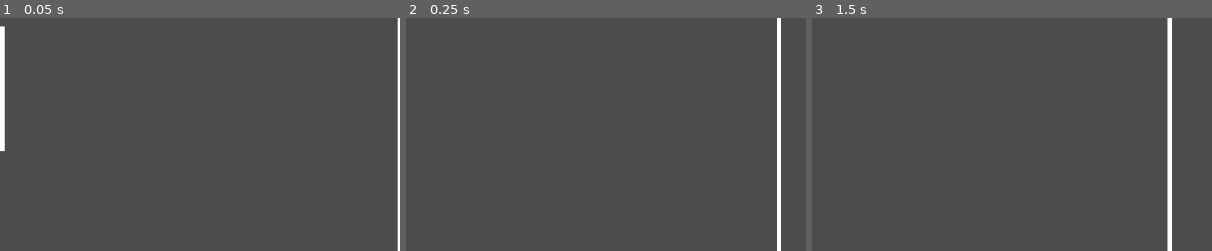
Above: before the commit, frames 1-3 (left to right).
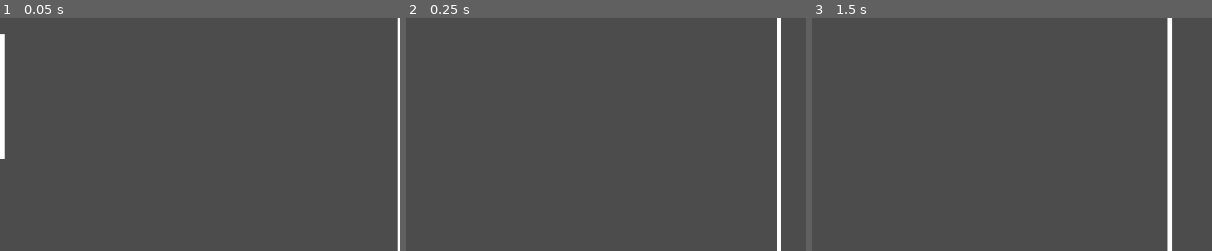
Above: after the commit, the same moments.

Repository: cebuliski/RevoltaDoPong
Game: Godot game, scene res://Jogo.tscn
Two runs of this game, one before a commit and one after it. Both use one fixed random seed, a clock stepped at 60 frames per second and the inputs below.
Inputs:
- Up to frame 1 (0.05 s): no input
- Up to frame 2 (0.25 s): no input
- Up to frame 3 (1.5 s): hold Up (ui_up) 0.53-1.28 s; hold Down (ui_down) from 1.28 s (still down)
The pictures show only the part of the screen within x 0-50%, y 36-86%; the shares and areas given below are measured in that part.

The runs differ from the first frame. In frame 1, less than 0.1% of the frame differs, in the area x 0-2%, y 3-61%; in frame 2, nothing differs; in frame 3, nothing differs.

Commit message:
feat: add state machine on RaqueteMaquina

Diff:
--- a/RaqueteMaquina.gd
+++ b/RaqueteMaquina.gd
@@ -1,5 +1,17 @@
 extends KinematicBody2D
 class_name RaqueteMaquina
+
+# ===== ENUM DE ESTADOS =====
+
+# Estados possíveis da máquina de estados da RaqueteMaquina
+enum Estado {
+	ESPERANDO,    # Aguardando a bola entrar no campo de visão
+	PERSEGUINDO,  # Seguindo ativamente a bola para rebater
+	RECUPERANDO   # Retornando para a posição central
+}
+
+
+# ===== VARIÁVEIS EXPORTADAS =====
 
 # Velocidade máxima em pixels por segundo que a raquete pode atingir
 export var velocidade_max: float = 900.0
@@ -8,6 +20,28 @@
 # Valores menores (8-10): movimento mais suave e gradual
 # Valores maiores (12-15): movimento mais rápido e responsivo
 export var ganho_seguimento: float = 10.0
+
+# Limite X que define o "campo de visão" da raquete
+# Se a bola estiver à esquerda deste valor (X < limite), está no campo de visão
+# Padrão: metade esquerda da tela (512 para tela de 1024px)
+export var limite_campo_visao: float = 512.0
+
+# Velocidade de recuperação ao retornar para o centro
+# Geralmente um pouco mais lenta que a velocidade de perseguição
+export var velocidade_recuperacao: float = 600.0
+
+# Tolerância para considerar que chegou na posição central (em pixels)
+# Se a distância for menor que isto, considera que já está no centro
+export var tolerancia_centro: float = 5.0
+
+
+# ===== VARIÁVEIS DE ESTADO =====
+
+# Estado atual da máquina de estados
+var estado_atual: int = Estado.ESPERANDO
+
+# Posição Y do centro da tela (posição de descanso)
+var posicao_central_y: float = 300.0
 
 # Altura da raquete para calcular o centro
 var altura_raquete: float = 160.0
@@ -20,8 +54,7 @@
 onready var colisao_shape: CollisionShape2D = $Colisao
 
 
-# Calcula a altura da raquete automaticamente
-# Aqui, configuramos os parâmetros da raquete e procuramos a bola
+# Inicialização da raquete e configuração dos parâmetros
 func _ready() -> void:
 	# Obtemos a altura real da raquete a partir do CollisionShape
 	if colisao_shape and colisao_shape.shape is RectangleShape2D:
@@ -32,16 +65,95 @@
 	# O script supõe que o nó da bola tem um filho chamado "CorpoBola" que representa o KinematicBody2D responsável pelo movimento real
 	alvo_bola = get_node_or_null("../Bola/CorpoBola")
 
+	# Define a posição central com base no tamanho da viewport
+	# Usamos get_viewport_rect() para ser dinâmico
+	posicao_central_y = get_viewport_rect().size.y / 2.0
+
+	# Inicia no estado ESPERANDO
+	mudar_estado(Estado.ESPERANDO)
+
 func _physics_process(_delta: float) -> void:
 	# Se não encontrou a bola, não faz nada, assim evitando problemas de instância
 	if alvo_bola == null:
 		return
 
+	# Atualiza a máquina de estados
+	atualizar_maquina_estados()
+
+	# Executa o comportamento do estado atual
+	executar_estado_atual()
+
+
+# ===== MÁQUINA DE ESTADOS =====
+
+func mudar_estado(novo_estado: int) -> void:
+	# Só muda se for um estado diferente
+	if estado_atual == novo_estado:
+		return
+
+	estado_atual = novo_estado
+
+
+func atualizar_maquina_estados() -> void:
+	# Posição X da bola em coordenadas globais
+	var x_bola = alvo_bola.global_position.x
+
+	# Lógica de transição entre estados baseada na posição da bola
+	match estado_atual:
+		Estado.ESPERANDO:
+			# Transição: ESPERANDO → PERSEGUINDO
+			# Se a bola entrou no campo de visão (metade esquerda da tela)
+			if x_bola < limite_campo_visao:
+				mudar_estado(Estado.PERSEGUINDO)
+
+		Estado.PERSEGUINDO:
+			# Transição: PERSEGUINDO → RECUPERANDO
+			# Se a bola saiu do campo de visão (passou para a direita)
+			if x_bola >= limite_campo_visao:
+				mudar_estado(Estado.RECUPERANDO)
+
+		Estado.RECUPERANDO:
+			# Transição: RECUPERANDO → ESPERANDO
+			# Se já chegou próximo ao centro (dentro da tolerância)
+			var y_raquete = global_position.y + altura_raquete / 2.0
+			var distancia_centro = abs(y_raquete - posicao_central_y)
+			if distancia_centro <= tolerancia_centro:
+				mudar_estado(Estado.ESPERANDO)
+
+			# Transição: RECUPERANDO → PERSEGUINDO
+			# Se a bola voltou ao campo de visão durante a recuperação
+			elif x_bola < limite_campo_visao:
+				mudar_estado(Estado.PERSEGUINDO)
+
+
+func executar_estado_atual() -> void:
+	# Executa o comportamento específico de cada estado
+	match estado_atual:
+		Estado.ESPERANDO:
+			executar_esperando()
+
+		Estado.PERSEGUINDO:
+			executar_perseguindo()
+
+		Estado.RECUPERANDO:
+			executar_recuperando()
+
+
+# ===== COMPORTAMENTOS DE CADA ESTADO =====
+
+func executar_esperando() -> void:
+	# Estado ESPERANDO: raquete permanece parada na posição central
+	# Não realiza movimento ativo
+	pass
+
+
+func executar_perseguindo() -> void:
+	# Estado PERSEGUINDO: segue ativamente a posição Y da bola
+
 	# Posição vertical (Y) da bola em coordenadas globais
 	var y_bola = alvo_bola.global_position.y
 
 	# Posição Y atual do centro da raquete
-	# Somamos metade da altura porque a posição global da raquete normalmente representa seu canto superior esquerdo, não o centro
 	var y_raquete = global_position.y + altura_raquete / 2.0
 
 	# Calcula o erro (diferença entre onde a bola está e onde o centro da raquete está)
@@ -55,5 +167,21 @@
 	var velocidade_y = clamp(erro * ganho_seguimento, -velocidade_max, velocidade_max)
 
 	# Move a raquete respeitando colisões (paredes superior/inferior)
-	# move_and_slide já trabalha com pixels por segundo, então não precisa multiplicar por delta
 	move_and_slide(Vector2(0, velocidade_y))
+
+
+func executar_recuperando() -> void:
+	# Estado RECUPERANDO: retorna suavemente para o centro da tela
+
+	# Posição Y atual do centro da raquete
+	var y_raquete = global_position.y + altura_raquete / 2.0
+
+	# Calcula o erro (diferença entre posição atual e posição central)
+	var erro = posicao_central_y - y_raquete
+
+	# Usa velocidade de recuperação (geralmente mais lenta que perseguição)
+	# Controle proporcional similar ao estado PERSEGUINDO, mas com velocidade diferente
+	var velocidade_y = clamp(erro * ganho_seguimento, -velocidade_recuperacao, velocidade_recuperacao)
+
+	# Move a raquete respeitando colisões
+	move_and_slide(Vector2(0, velocidade_y))
